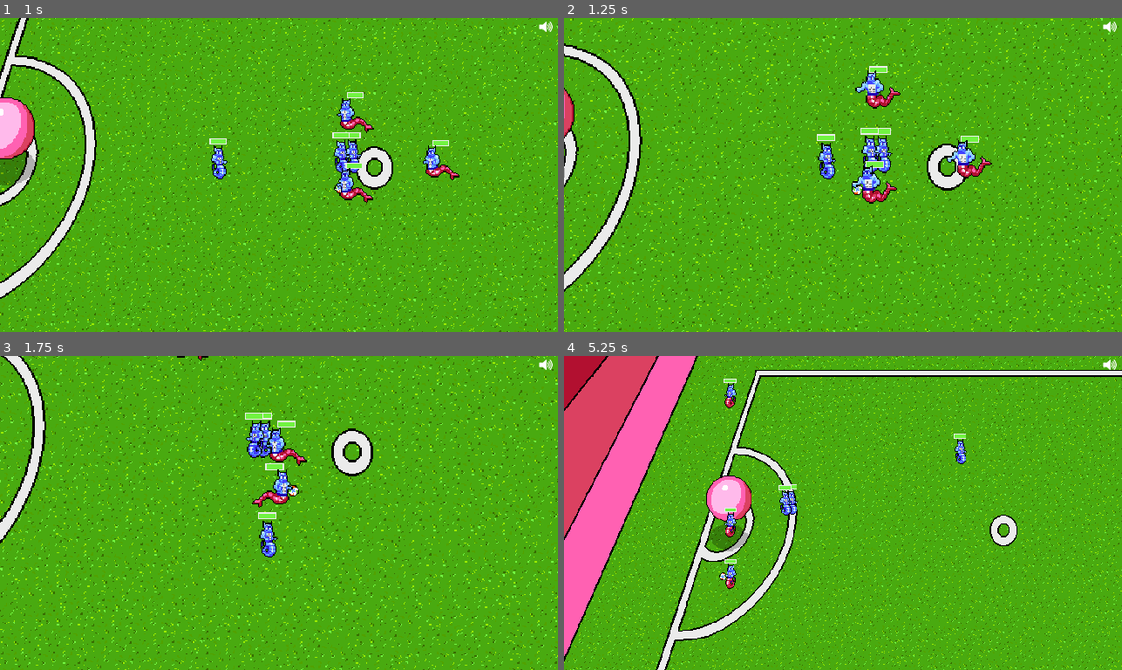
Above: before the commit, frames 1-4 (two rows, left to right).
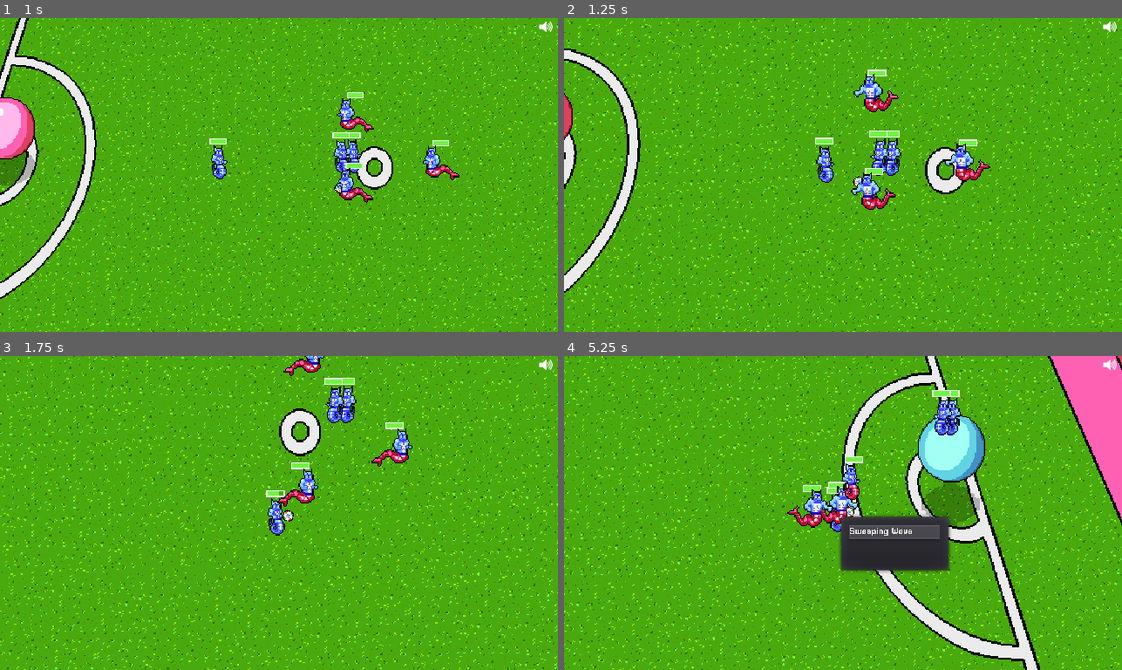
Above: after the commit, the same moments.

Repository: gamkedo-la/Elementaball
Game: Godot game, scene res://Node2D.tscn
The game is run twice, just before and just after one commit, with the same random seed, the same clock (stepped at 60 frames per second) and the same inputs.
Inputs:
- Up to frame 1 (1 s): hold Right (ui_right) from 0.53 s (still down)
- Up to frame 2 (1.25 s): keep holding Right (ui_right)
- Up to frame 3 (1.75 s): release Right (ui_right) at 1.28 s; hold Down (ui_down) from 1.28 s (still down)
- Up to frame 4 (5.25 s): release Down (ui_down) at 2.03 s; hold Right (ui_right) 2.03-2.78 s; hold Up (ui_up) 2.78-3.53 s; hold Left (ui_left) 3.53-5.03 s; hold Down (ui_down) from 5.03 s (still down)

Frame 1 is identical in both runs. In frame 2, 16% of the frame differs, in the area x 0-100%, y 0-100%; in frame 3, 18%; in frame 4, 43%.

Commit message:
AI passes the ball

Diff:
--- a/Field and Equipment/Ball.gd
+++ b/Field and Equipment/Ball.gd
@@ -178,20 +178,7 @@
 	dribbling = true
 
 func _on_KickMenu_id_pressed(id):
-	selecting = false
-	attacker = find_attacker("kick")
-
-	if menuAbilities[id].type == "Green":
-		#get_node("Sprite").modulate = Color(0,255,0)
-		kickedType = "Green"
-	if menuAbilities[id].type == "Red":
-		#get_node("Sprite").modulate = Color(255,0,0)
-		kickedType = "Red"
-	if menuAbilities[id].type == "Blue":
-		#get_node("Sprite").modulate = Color(0,0,255)
-		kickedType = "Blue"
-
-	AudioQueen.emit_signal("playSound", menuAbilities[id].sound)
+	initialize_kick(id)
 
 	#Calculate where the shot will go and whether it hits or misses
 	var goal_position
@@ -218,6 +205,46 @@
 	get_node("CollisionShape2D").disabled = false
 	set_linear_velocity((possibleShots[shotIndex] - self.global_position) * kickSpeed)
 	apply_torque_impulse(rng.randf_range(500, 2000))
+
+func _on_PassMenu_id_pressed(id):
+	initialize_kick(id)
+
+	var openTeammates = get_tree().get_nodes_in_group(attacker.myTeam)
+	for player in openTeammates:
+		if player == attacker:
+			openTeammates.erase(player)
+	var nearestMate
+	var mateDistance = 99999
+	for player in openTeammates:
+		if player.position.distance_to(attacker.position) < mateDistance:
+			mateDistance = player.position.distance_to(attacker.position)
+			nearestMate = player
+
+	var rng = RandomNumberGenerator.new()
+	rng.randomize()
+	SceneController.emit_signal("inPossession", null)
+	kicking = true
+	self.mode = RigidBody2D.MODE_RIGID
+	get_node("CollisionShape2D").disabled = false
+	set_linear_velocity((nearestMate.position - self.global_position) * kickSpeed)
+	apply_torque_impulse(rng.randf_range(500, 2000))
+
+
+func initialize_kick(id):
+	selecting = false
+	attacker = find_attacker("kick")
+
+	if menuAbilities[id].type == "Green":
+		#get_node("Sprite").modulate = Color(0,255,0)
+		kickedType = "Green"
+	if menuAbilities[id].type == "Red":
+		#get_node("Sprite").modulate = Color(255,0,0)
+		kickedType = "Red"
+	if menuAbilities[id].type == "Blue":
+		#get_node("Sprite").modulate = Color(0,0,255)
+		kickedType = "Blue"
+
+	AudioQueen.emit_signal("playSound", menuAbilities[id].sound)
 
 func find_attacker(attackAction):
 	if attackAction == "kick":
--- a/Node2D.tscn
+++ b/Node2D.tscn
@@ -80,12 +80,6 @@
 
 [node name="KickMenu" parent="Popup" index="0"]
 items = [ "Thorns Kick", null, 0, false, false, 0, 0, null, "", false, "Fireball Kick", null, 0, false, false, 1, 0, null, "", false, "Spray Throw", null, 0, false, false, 2, 0, null, "", false ]
-
-[node name="TackleMenu" parent="Popup" index="1"]
-items = [ "Branch Swipe", null, 0, false, false, 0, 0, null, "", false, "Tail Swipe", null, 0, false, false, 1, 0, null, "", false, "Flame Tackle", null, 0, false, false, 2, 0, null, "", false ]
-
-[node name="BlockMenu" parent="Popup" index="2"]
-items = [ "Tree Wall", null, 0, false, false, 0, 0, null, "", false, "Sweeping Wave", null, 0, false, false, 1, 0, null, "", false, "Flame Wall", null, 0, false, false, 2, 0, null, "", false ]
 
 [node name="Ball" parent="." instance=ExtResource( 2 )]
 position = Vector2( 159.34, 67.8276 )
@@ -219,6 +213,7 @@
 }
 
 [connection signal="id_pressed" from="Popup/KickMenu" to="Ball" method="_on_KickMenu_id_pressed"]
+[connection signal="id_pressed" from="Popup/PassMenu" to="Ball" method="_on_PassMenu_id_pressed"]
 [connection signal="id_pressed" from="Popup/TackleMenu" to="Ball" method="_on_TackleMenu_id_pressed"]
 [connection signal="id_pressed" from="Popup/BlockMenu" to="Ball" method="_on_BlockMenu_id_pressed"]
 [connection signal="body_entered" from="Enemy/InterceptArea" to="Enemy" method="_on_InterceptArea_body_entered"]
--- a/Players/AIPlayer.gd
+++ b/Players/AIPlayer.gd
@@ -19,6 +19,7 @@
 #States for offense
 var onOffense = false
 var myGoal
+var myTeam
 export var controlling = false
 export var inPossession = false
 var timer
@@ -77,9 +78,11 @@
 	if self.is_in_group("enemy_team"):
 		characterName = characterName + " Enemy"
 		myOpponent = "player_team"
+		myTeam = "enemy_team"
 		myGoal = get_node("../Enemy Goal")
 	else:
 		myOpponent = "enemy_team"
+		myTeam = "player_team"
 		myGoal = get_node("../Goal")
 
 	idleAnim = characterName + " Idle"
@@ -139,7 +142,9 @@
 	if distance2Goal >= 300:
 		destination = Vector2(myGoal.position.x, self.position.y)
 		velocity = (destination-self.position).normalized()*speed
-	elif distance2Goal <= 50:
+	elif distance2Goal < 300 and distance2Goal > 200:
+		try_pass()
+	elif distance2Goal <= 200:
 		try_kick()
 
 	check_and_slide()
@@ -207,6 +212,15 @@
 		velocity = Vector2()
 
 func try_kick():
+	prekick()
+	#TODO make this and pass randomly select an ability from those available
+	ball._on_KickMenu_id_pressed(0)
+
+func try_pass():
+	prekick()
+	ball._on_PassMenu_id_pressed(0)
+
+func prekick():
 	if ball.kicking == false:
 		#Bring up the Kick Menu
 		var kickMenu = get_node("../Popup/KickMenu")
@@ -220,7 +234,6 @@
 			if ability.action == "Kick":
 				kickMenu.add_item(ability.name)
 				ball.menuAbilities.append(ability)
-		ball._on_KickMenu_id_pressed(0)
 
 func _try_steal():
 	tacklerIsSelf = true
--- a/UI/Popup.tscn
+++ b/UI/Popup.tscn
@@ -12,6 +12,16 @@
 }
 
 [node name="KickMenu" type="PopupMenu" parent="."]
+margin_top = 0.0558777
+margin_right = 86.0
+margin_bottom = 52.0559
+custom_fonts/font = ExtResource( 1 )
+items = [ "Grass Kick", null, 0, false, false, 0, 0, null, "", false, "Fire Kick", null, 0, false, false, 1, 0, null, "", false ]
+__meta__ = {
+"_edit_use_anchors_": false
+}
+
+[node name="PassMenu" type="PopupMenu" parent="."]
 margin_top = 0.0558777
 margin_right = 86.0
 margin_bottom = 52.0559
